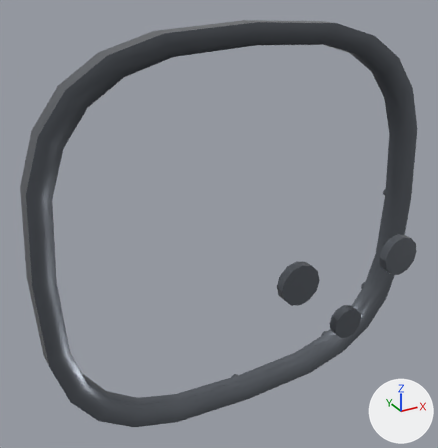
Two versions of the glTF model models/cockpit_radial_frame.glb, one commit apart.
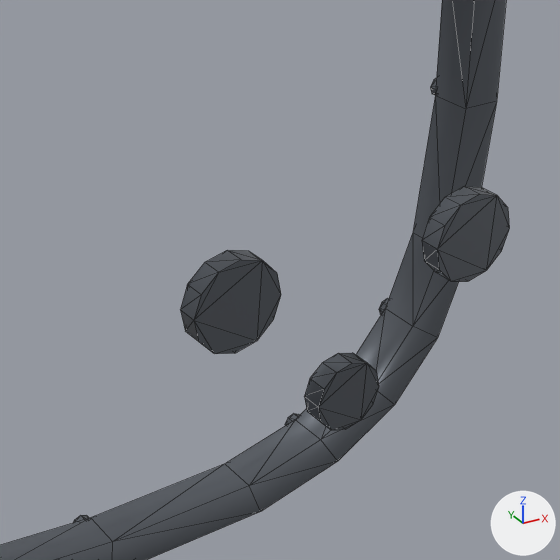
Each version is shown whole from a 50 mm lens placed at (-0.816, -1.131, 0.707), pointed at (-0.131, 0.114, 0.084), then close up on the part from 46% to 100% of the width and 35% to 88% of the height. Lighting does not change. The marker at lower right points along +X, +Y and +Z. The older version's two pictures come first. The close-ups show mesh edges as thin lines. Vertices at exactly the same position are counted once.

In view in the first close-up: 'CockpitRadialFrame'.
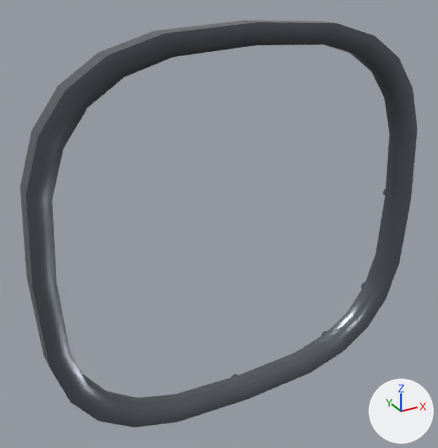
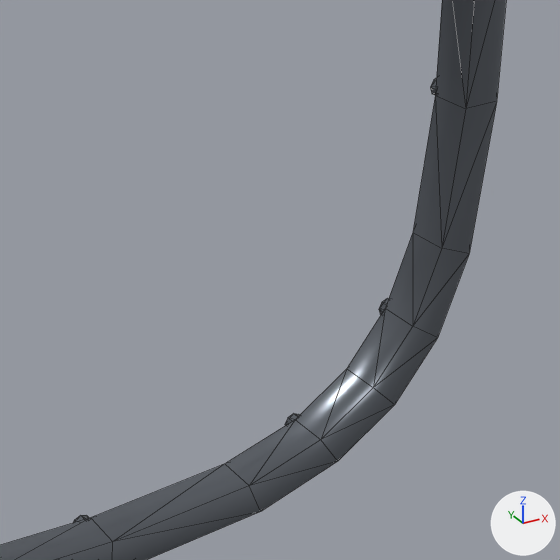
The newer file is also turned or shifted as a whole; pictures and numbers use the older file's frame.

Pixel boxes (x1, y1, x2, y2) of what changed, in the close-ups (560 x 560 px):
```json
{"object": "CockpitRadialFrame", "change": "reshaped", "before": [0, 0, 510, 560], "after": [0, 0, 506, 560]}
{"part": 1, "of": "me_cockpitradialframe", "change": "deleted", "before": [422, 186, 510, 281]}
{"part": 2, "of": "me_cockpitradialframe", "change": "deleted", "before": [180, 250, 281, 354]}
{"part": 3, "of": "me_cockpitradialframe", "change": "deleted", "before": [304, 353, 379, 430]}
```

Edits to the scene script, one JSON object a line:
```json
{"block": "me_cockpitradialframe", "where": "# used by ob_cockpitradialframe; location = (0.0, 0.0, 0.0)"}
{"op": "remove", "block": "me_cockpitradialframe", "code": "me_cockpitradialframe.from_pydata(...)  # 360 vertices, 660 faces; spans x -0.6..0.6, y -0.251..0.251, z -0.565..0.565"}
{"op": "add", "block": "me_cockpitradialframe", "code": "me_cockpitradialframe.from_pydata(...)  # 288 vertices, 528 faces; spans x -0.6..0.6, y 0.166..0.251, z -0.565..0.565"}
{"block": "me_cockpitradialframe", "change": "me_cockpitradialframe part 1: the loose piece of 24 vertices spanning x 0.092..0.185, y -0.251..-0.23, z 0.04..0.134 is deleted"}
{"block": "me_cockpitradialframe", "change": "me_cockpitradialframe part 2: the loose piece of 24 vertices spanning x -0.185..-0.092, y -0.251..-0.23, z 0.04..0.134 is deleted"}
{"block": "me_cockpitradialframe", "change": "me_cockpitradialframe part 3: the loose piece of 24 vertices spanning x -0.037..0.037, y -0.251..-0.23, z -0.085..-0.011 is deleted"}
```
